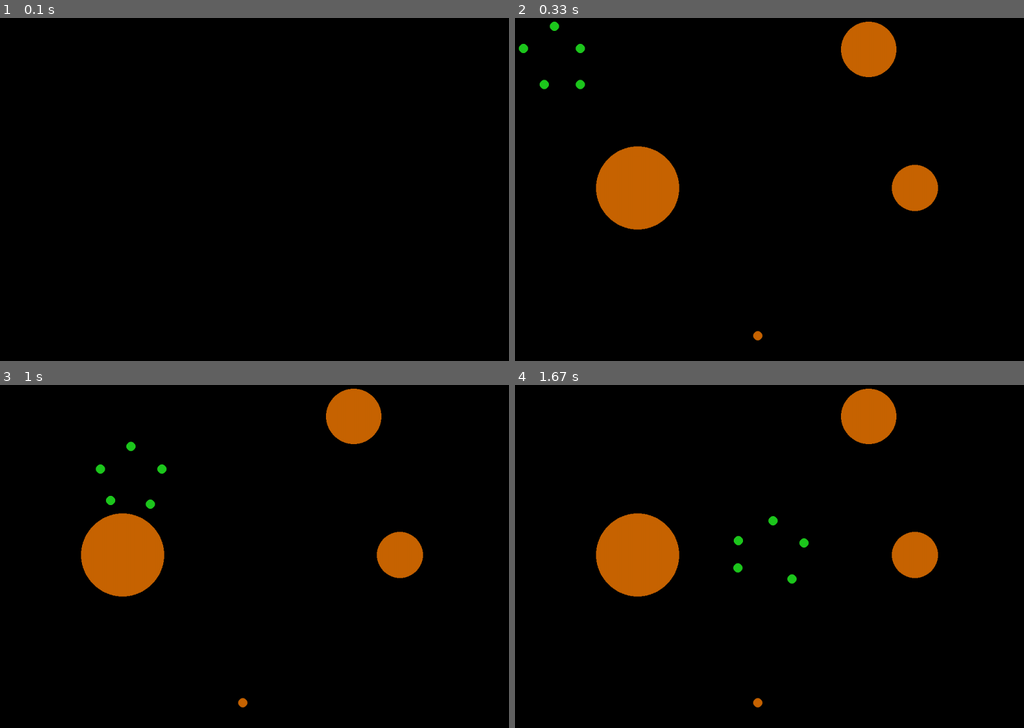
Above: before the commit, frames 1-4 (two rows, left to right).
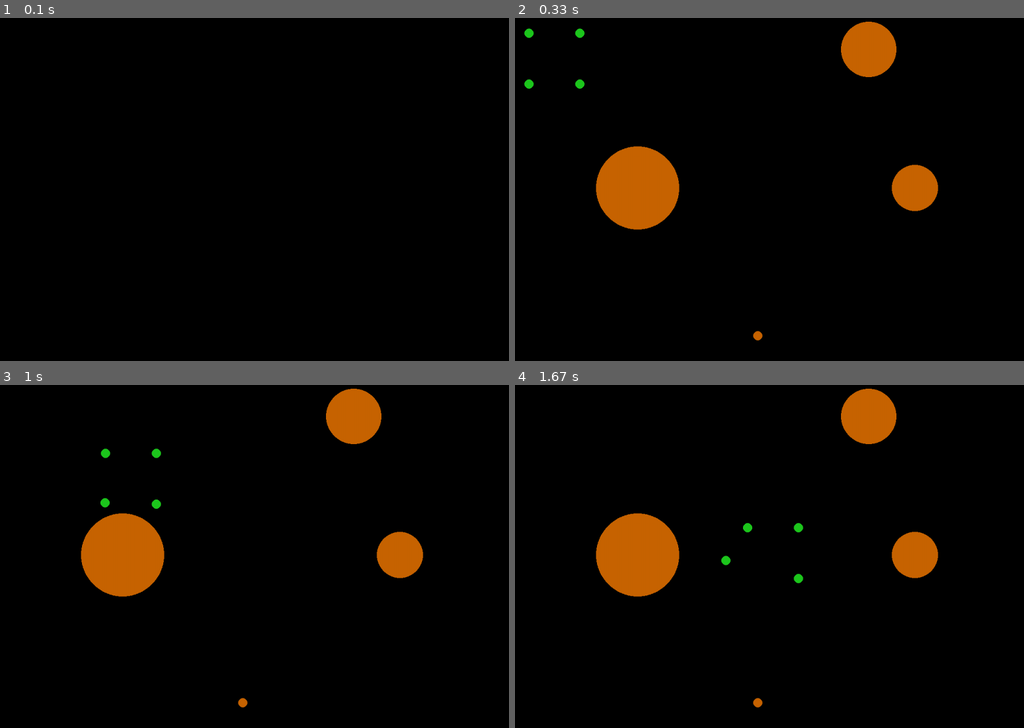
Above: after the commit, the same moments.

Repository: AntonioNvs/Faculdade
Game: pygame game, started from ROBOTICA/STUDYING/CamposVetoriais/formations.py
Two runs of this game, one before a commit and one after it. Both use one fixed random seed, a clock stepped at 60 frames per second and the inputs below.
Inputs (mouse positions are in pixels of both pictures, inside the frame that each line leads up to):
- Up to frame 1 (0.1 s): no input
- Up to frame 2 (0.33 s): no input
- Up to frame 3 (1 s): click (259, 556) at 0.43 s
- Up to frame 4 (1.67 s): no input

Frame 1 is identical in both runs. In frame 2, 0.3% of the frame differs, in the area x 0-14%, y 1-21%; in frame 3, 0.3%; in frame 4, 0.4%, in the area x 40-58%, y 38-58%.

Commit message:
Programming exercise (PDS)

Diff:
--- a/ROBOTICA/STUDYING/CamposVetoriais/formations.py
+++ b/ROBOTICA/STUDYING/CamposVetoriais/formations.py
@@ -14,7 +14,7 @@
 
     pygame.display.set_caption("Vetorial Camp Simulator")
 
-    self.f = Formation("circle", (120, 120), 10)
+    self.f = Formation("square", (120, 120), 10)
 
     # Create obstacules
     self.obstacules = [
@@ -89,7 +89,7 @@
             min_distance = 25
             krep = 4*10e4
 
-            for obstacule in self.obstacules + self.f.robots + [self.f.center_robot]:
+            for obstacule in self.obstacules + self.f.robots:
               if obstacule == robot:
                 continue
 
Not shown, added: SEMESTRES/1/PDS/exercise.c
Not shown, changed: SEMESTRES/1/PDS/exercises/files/register.c
